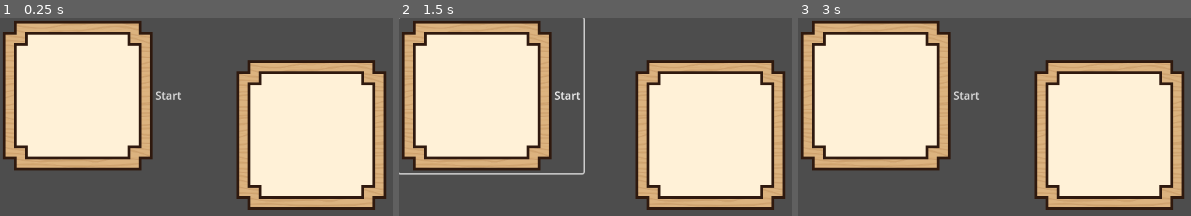
Above: before the commit, frames 1-3 (left to right).
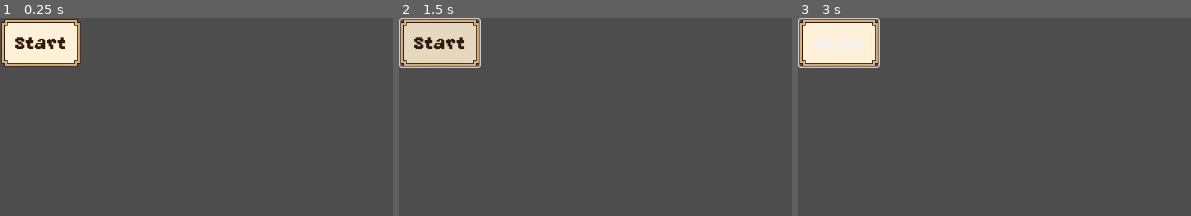
Above: after the commit, the same moments.

Repository: rota99/PizzaJam0425
Game: Godot game, scene res://Scenes/mainPage.tscn
Same seed, same stepped clock (60 frames per second), same inputs: the game is played once before the commit and once after it.
Inputs (mouse positions are in pixels of both pictures, inside the frame that each line leads up to):
- Up to frame 1 (0.25 s): no input
- Up to frame 2 (1.5 s): click (709, 134) at 0.52 s; click "Start" at 1.25 s
- Up to frame 3 (3 s): click "Start" at 2 s; click (1108, 134) at 2.77 s

The runs differ from the first frame. In frame 1, 55% of the frame differs, in the area x 0-99%, y 0-97%; in frame 2, 58%; in frame 3, 55%.

Commit message:
main page

Diff:
--- a/project/Scenes/mainPage.tscn
+++ b/project/Scenes/mainPage.tscn
@@ -1,20 +1,13 @@
 [gd_scene load_steps=2 format=3 uid="uid://bkgtcr3bqmyb4"]
 
-[ext_resource type="Texture2D" uid="uid://48ju82qcb7b2" path="res://Assets/UI/Button.png" id="1_h1kuq"]
+[ext_resource type="Theme" uid="uid://dn2l0jekt5sq8" path="res://Themes/Button.tres" id="1_h1kuq"]
 
 [node name="Node2D" type="Node2D"]
 
 [node name="Button" type="Button" parent="."]
-offset_right = 8.0
-offset_bottom = 8.0
+offset_left = 2.0
+offset_top = 2.0
+offset_right = 85.0
+offset_bottom = 54.0
+theme = ExtResource("1_h1kuq")
 text = "Start"
-icon = ExtResource("1_h1kuq")
-flat = true
-
-[node name="TextureButton" type="TextureButton" parent="."]
-offset_left = 341.0
-offset_top = 61.0
-offset_right = 381.0
-offset_bottom = 101.0
-tooltip_text = "start"
-texture_normal = ExtResource("1_h1kuq")
--- a/project/Themes/Button.tres
+++ b/project/Themes/Button.tres
@@ -1,8 +1,38 @@
-[gd_resource type="Theme" load_steps=2 format=3 uid="uid://dn2l0jekt5sq8"]
+[gd_resource type="Theme" load_steps=6 format=3 uid="uid://dn2l0jekt5sq8"]
 
 [ext_resource type="FontFile" uid="uid://ycdwyforo1hq" path="res://Assets/Fonts/GrapeSoda.ttf" id="1_3uj03"]
+[ext_resource type="Texture2D" uid="uid://dwkbotowaknwa" path="res://Assets/UI/hoverButton.png" id="2_akos5"]
+[ext_resource type="Texture2D" uid="uid://48ju82qcb7b2" path="res://Assets/UI/defaultButton.png" id="3_m8r5b"]
+
+[sub_resource type="StyleBoxTexture" id="StyleBoxTexture_poi7d"]
+content_margin_left = 20.0
+content_margin_top = 16.0
+content_margin_right = 20.0
+content_margin_bottom = 16.0
+texture = ExtResource("2_akos5")
+texture_margin_left = 10.0
+texture_margin_top = 10.0
+texture_margin_right = 10.0
+texture_margin_bottom = 10.0
+
+[sub_resource type="StyleBoxTexture" id="StyleBoxTexture_akos5"]
+content_margin_left = 20.0
+content_margin_top = 16.0
+content_margin_right = 20.0
+content_margin_bottom = 16.0
+texture = ExtResource("3_m8r5b")
+texture_margin_left = 10.0
+texture_margin_top = 10.0
+texture_margin_right = 10.0
+texture_margin_bottom = 10.0
 
 [resource]
 Button/colors/font_color = Color(0.184314, 0.0980392, 0.054902, 1)
-Button/font_sizes/font_size = 20
+Button/colors/font_hover_color = Color(0.184314, 0.0980392, 0.054902, 1)
+Button/colors/font_hover_pressed_color = Color(0.184314, 0.0980392, 0.054902, 1)
+Button/colors/font_outline_color = Color(0, 0, 0, 0)
+Button/colors/font_pressed_color = Color(0.184314, 0.0980392, 0.054902, 1)
+Button/font_sizes/font_size = 35
 Button/fonts/font = ExtResource("1_3uj03")
+Button/styles/hover = SubResource("StyleBoxTexture_poi7d")
+Button/styles/normal = SubResource("StyleBoxTexture_akos5")
Binary file removed: project/Assets/UI/Button.png
Binary file added: project/Assets/UI/defaultButton.png
Not shown, changed: project/Assets/UI/defaultButton.png.import
Binary file added: project/Assets/UI/hoverButton.png
Not shown, added: project/Assets/UI/hoverButton.png.import
